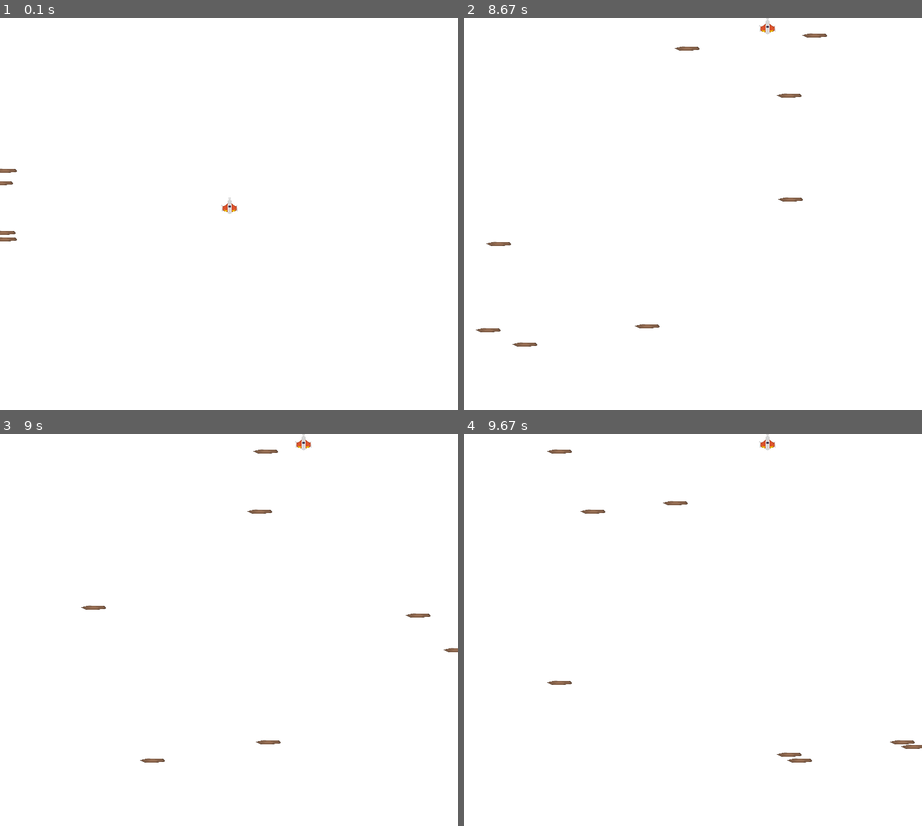
Above: before the commit, frames 1-4 (two rows, left to right).
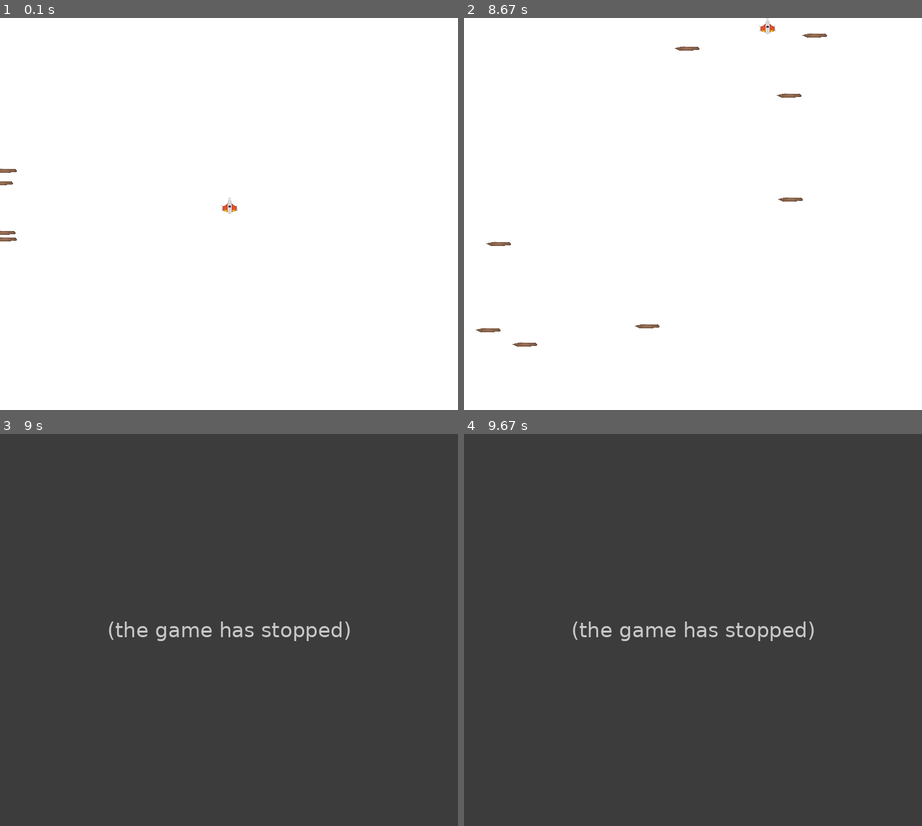
Above: after the commit, the same moments.

Repository: JJinKm/DesSoft-Pygame
Game: pygame game, started from Tela_Inicial.py
The game is run twice, just before and just after one commit, with the same random seed, the same clock (stepped at 60 frames per second) and the same inputs.
Inputs:
- Up to frame 1 (0.1 s): no input
- Up to frame 2 (8.67 s): hold Right 0.33-0.8 s; hold Up 0.83-1.13 s; hold Right 1.17-1.63 s; hold Left 1.67-2.2 s; hold Down 2.23-2.53 s; hold Up 3-3.37 s; hold Right 3.4-4.03 s; hold Down 4.07-4.43 s; hold Left 4.47-4.93 s; hold Right 4.97-5.43 s; hold Up 5.47-5.77 s; hold Right 5.8-6.27 s; hold Left 6.3-6.83 s; hold Left 7.2-7.6 s; hold Up 7.63-8 s; hold Up from 8.03 s (still down)
- Up to frame 3 (9 s): release Up at 8.67 s
- Up to frame 4 (9.67 s): no input

Frames 1-2 are identical in both runs. In frame 3, 100% of the frame differs, in the area x 0-100%, y 0-100%; in frame 4, 100%.
After the commit the program exited at 8.8 s; later frames show no game.

Commit message:
Verifica se houve colisão entre a nave e os meteor

Diff:
--- a/Tela_Inicial.py
+++ b/Tela_Inicial.py
@@ -109,6 +109,12 @@
                 player.speedy += 8
             if event.key == pygame.K_DOWN:
                 player.speedy -= 8
+
+    collisions = pygame.sprite.spritecollide(player, all_arrow, True)  # Verifica colisão e remove os meteoros
+
+    if collisions:  # Se houve colisão
+        game = False  # Define a variável game como False para encerrar o jogo
+
     all_sprites.update()
     window.fill((255,255,255))
     all_sprites.draw(window)
